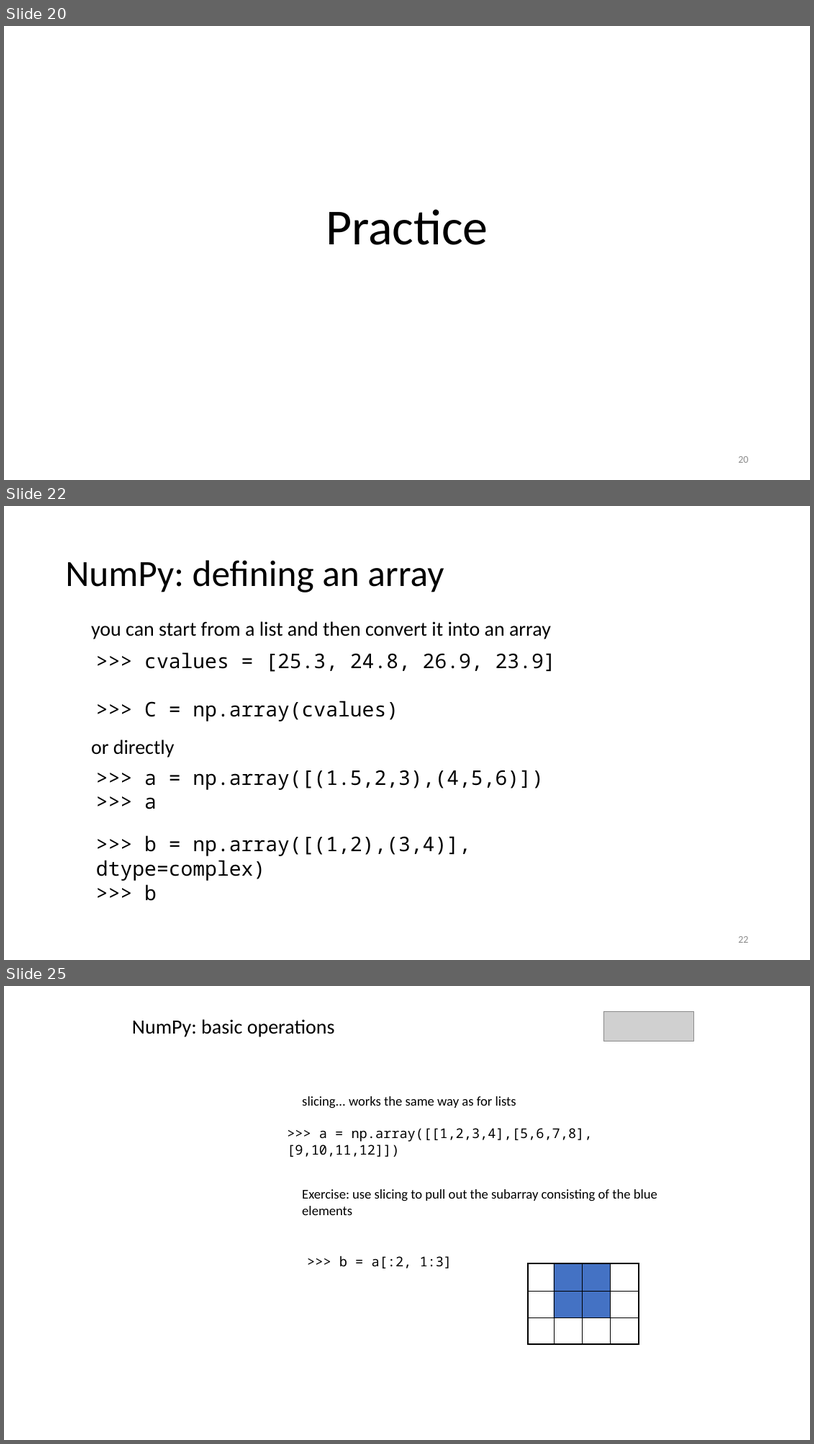
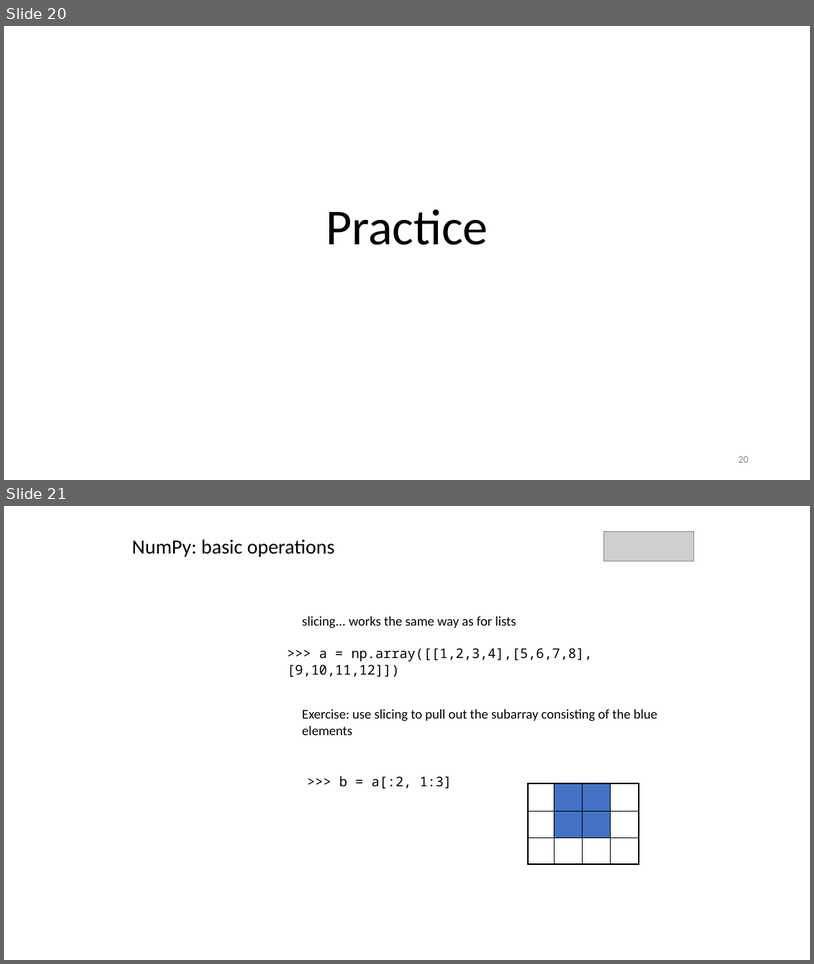
Before and after one commit to motazsaad/Math-Statistics-DataScience, a slide deck: slides/Numpy.pptx. Shown one above the other, each under a label of ours: slides 20, 22 and 25 before the commit, slides 20 and 21 after it; the slides between them are not shown. The pictures are 814x1444 and 814x964 pixels, drawn with LibreOffice and Linux fonts; fonts in the diff are those of the drawing; grey boxes stand for pictures. Boxes give left, top, right and bottom in pixels: in the first picture for what was removed or moved away, otherwise in the second. Text is boxed around its words. In the diff, an @@ line names an element or a change of style, - is before the commit and + after.

```diff
--- a/slides/Numpy.pptx
+++ b/slides/Numpy.pptx
@@ slide 22 removed at <box>4,506,810,960</box>, background #FFFFFF @@
@@ title removed at <box>65,560,444,592</box> @@
-NumPy: defining an array
@@ text removed at <box>91,621,551,639</box> @@
-you can start from a list and then convert it into an array
@@ text removed at <box>144,652,556,721</box> @@
->>> cvalues = [25.3, 24.8, 26.9, 23.9]
->>> C = np.array(cvalues)
@@ text removed at <box>91,739,175,757</box> @@
-or directly
@@ text removed at <box>144,770,543,809</box> @@
->>> a = np.array([(1.5,2,3),(4,5,6)])
->>> a
@@ text removed at <box>96,835,471,880</box> @@
->>> b = np.array([(1,2),(3,4)], dtype=complex)
->>> b
@@ page number removed at <box>738,936,748,942</box> @@
-22
@@ what was slide 25 is now slide 21 @@
```
Also in this commit, not shown: 3 other slides removed, 2 other files.
